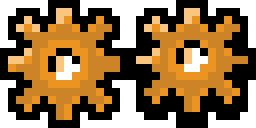
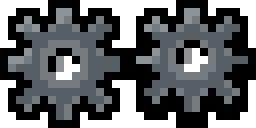
Revision of a layered (256, 128) image; what changed, layer by layer:
renamed "Calque 3" to "Calque 4", painted on it over [8, 8, 248, 120]
removed layer "Calque 2" over [8, 8, 120, 120]
